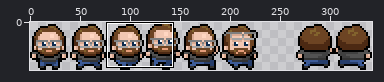
Sprite sheet -- images/hero.png. The first picture is a wide view before the edit; the outline marks the close-up.
Close-up. As it was:
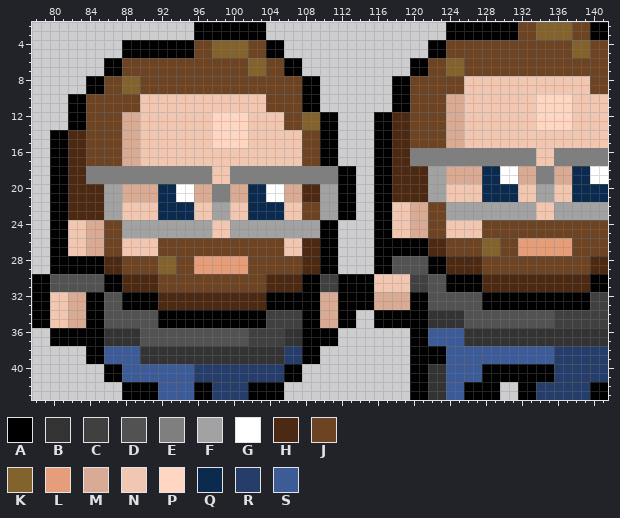
The file is 342x48 pixels. Colours within 5 levels of each other are drawn and written as one. Shown: x 78..141, y 2..43.
Palette (. is transparent): A #000000  B #333333  C #404040  D #525252  E #7f7f7f  F #a2a2a2  G #ffffff  H #4c2913  J #6d4423  K #82632d  L #e59d7a  M #d9ab94  N #f2c7b2  P #ffd6c2  Q #0b2a4d  R #263d6a  S #3d5b97
Pixels before (only the part around the change), first column x 78:
 2 ..................AAAAAAAA....................AAAAAAAAJJKKKKJJAA
 3 ..................AAAAAAAA....................AAAAAAAAJJKKKKJJAA
 4 ..........AAAAAAAAJJKKKKJJAA................AAJJJJJJJJJJJJJJKKJJ
 5 ..........AAAAAAAAJJKKKKJJAA................AAJJJJJJJJJJJJJJKKJJ
 6 ........AAJJJJJJJJJJJJJJKKJJAA............AAJJKKJJJJJJJJJJJJJJJJ
 7 ........AAJJJJJJJJJJJJJJKKJJAA............AAJJKKJJJJJJJJJJJJJJJJ
 8 ......AAJJKKJJJJJJJJJJJJJJJJJJAA........AAJJJJJJNNNNNNNNNNNNNNJJ
 9 ......AAJJKKJJJJJJJJJJJJJJJJJJAA........AAJJJJJJNNNNNNNNNNNNNNJJ
10 ....AAJJJJJJNNNNNNNNNNNNNNJJJJAA........AAJJJJMMNNNNNNNNPPPPNNNN
11 ....AAJJJJJJNNNNNNNNNNNNNNJJJJAA........AAJJJJMMNNNNNNNNPPPPNNNN
12 ....AAJJJJMMNNNNNNNNPPPPNNNNJJKKAA....AAHHJJJJMMNNNNNNNNPPPPNNNN
13 ....AAJJJJMMNNNNNNNNPPPPNNNNJJKKAA....AAHHJJJJMMNNNNNNNNPPPPNNNN
14 ..AAHHJJJJMMNNNNNNNNPPPPNNNNNNJJAA....AAHHJJJJMMNNNNNNNNNNNNNNNN
15 ..AAHHJJJJMMNNNNNNNNPPPPNNNNNNJJAA....AAHHJJJJMMNNNNNNNNNNNNNNNN
16 ..AAHHJJJJMMNNNNNNNNNNNNNNNNNNJJAA....AAHHEEEEEEEEEEEEEENNEEEEEE
17 ..AAHHJJJJMMNNNNNNNNNNNNNNNNNNJJAA....AAHHEEEEEEEEEEEEEENNEEEEEE
18 ..AAHHEEEEEEEEEEEEEENNEEEEEEEEEEEEAA..AAHHHHFFMMMMQQGGMMEEMMQQGG
19 ..AAHHEEEEEEEEEEEEEENNEEEEEEEEEEEEAA..AAHHHHFFMMMMQQGGMMEEMMQQGG
20 ..AAHHHHFFMMMMQQGGMMEEMMQQGGMMHHFFAA..AAHHHHFFNNNNQQQQNNFFNNQQQQ
21 ..AAHHHHFFMMMMQQGGMMEEMMQQGGMMHHFFAA..AAHHHHFFNNNNQQQQNNFFNNQQQQ
22 ..AAHHHHFFNNNNQQQQNNFFNNQQQQNNJJFFAA..AANNMMJJFFFFFFFFFFNNFFFFFF
23 ..AAHHHHFFNNNNQQQQNNFFNNQQQQNNJJFFAA..AANNMMJJFFFFFFFFFFNNFFFFFF
24 ..AANNMMJJFFFFFFFFFFNNFFFFFFFFFFAA....AANNMMJJNNNNJJJJJJJJJJJJJJ
25 ..AANNMMJJFFFFFFFFFFNNFFFFFFFFFFAA....AANNMMJJNNNNJJJJJJJJJJJJJJ
26 ..AANNMMJJNNNNJJJJJJJJJJJJJJNNHHAA....AAAAAAHHJJJJKKJJLLLLLLJJJJ
27 ..AANNMMJJNNNNJJJJJJJJJJJJJJNNHHAA....AAAAAAHHJJJJKKJJLLLLLLJJJJ
28 ..AAAAAAHHJJJJKKJJLLLLLLJJJJJJHHAA....AADDDDAAHHHHJJJJJJJJJJJJHH
29 ..AAAAAAHHJJJJKKJJLLLLLLJJJJJJHHAA....AADDDDAAHHHHJJJJJJJJJJJJHH
30 AADDDDDDAAHHHHJJJJJJJJJJJJHHHHAACCAAAANNNNCCDDAAAAHHHHHHHHHHHHAA
31 AADDDDDDAAHHHHJJJJJJJJJJJJHHHHAACCAAAANNNNCCDDAAAAHHHHHHHHHHHHAA
32 AANNMMAADDAAAAHHHHHHHHHHHHAAAAAAMMAAAAMMMMAADDDDDDAAAAAAAAAAAACC
33 AANNMMAADDAAAAHHHHHHHHHHHHAAAAAAMMAAAAMMMMAADDDDDDAAAAAAAAAAAACC
34 AANNMMAADDDDDDAAAAAAAAAAAACCCCAAMMAA..AAAAAABBBBDDDDDDDDDDCCCCCC
35 AANNMMAADDDDDDAAAAAAAAAAAACCCCAAMMAA..AAAAAABBBBDDDDDDDDDDCCCCCC
36 ..AAAAAABBBBDDDDDDDDDDDDCCCCBBAAAA........AASSSSBBBBBBBBBBBBBBBB
37 ..AAAAAABBBBDDDDDDDDDDDDCCCCBBAAAA........AASSSSBBBBBBBBBBBBBBBB
38 ......AASSSSBBBBBBBBBBBBBBBBRRAA..........AAAASSSSSSSSSSSSRRRRRR
39 ......AASSSSBBBBBBBBBBBBBBBBRRAA..........AAAASSSSSSSSSSSSRRRRRR
40 ........AASSSSSSSSRRRRRRRRRRAA............AABBSSSSAAAAAAAARRRRRR
41 ........AASSSSSSSSRRRRRRRRRRAA............AABBSSSSAAAAAAAARRRRRR
42 ..........AAAASSSSAARRRRAAAA..............AABBSSAAAA..AARRRRRRAA
43 ..........AAAASSSSAARRRRAAAA..............AABBSSAAAA..AARRRRRRAA
New version:
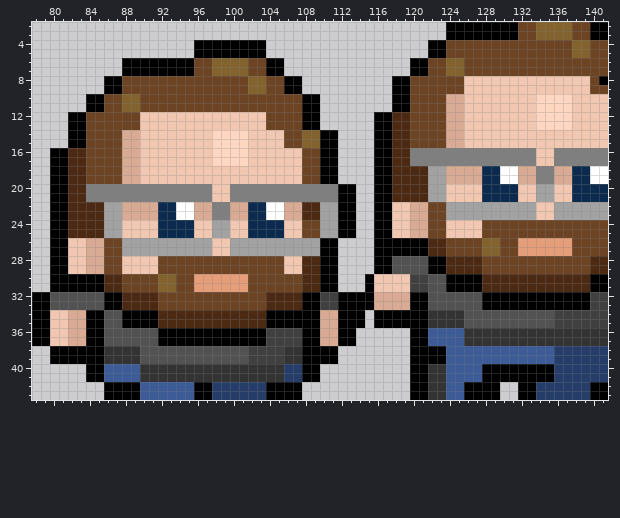
Diff:
y 2..3: x 96..103 AAAAAAAA -> ........
y 4..5: x 88..105 AAAAAAAAJJKKKKJJAA -> ........AAAAAAAA..
y 6..7: x 86..95 AAJJJJJJJJ -> ..AAAAAAAA; x 98..107 JJJJKKJJAA -> KKKKJJAA..
y 8: x 84..89 AAJJKK -> ..AAJJ; x 102..103 JJ -> KK; x 106..109 JJAA -> AA..; x 141 J -> A
y 9: x 84..89 AAJJKK -> ..AAJJ; x 102..103 JJ -> KK; x 106..109 JJAA -> AA..
y 10..11: x 82..85 AAJJ -> ..AA; x 88..103 JJNNNNNNNNNNNNNN -> KKJJJJJJJJJJJJJJ
y 12..13: x 88..89 MM -> JJ; x 98..101 PPPP -> NNNN; x 104..105 NN -> JJ; x 108..111 KKAA -> AA..
y 14..15: x 80..83 AAHH -> ..AA; x 106..109 NNJJ -> JJKK
y 16..17: x 98..101 NNNN -> PPPP
y 18..19: x 84..97 EEEEEEEEEEEEEE -> JJJJMMNNNNNNNN; x 100..113 EEEEEEEEEEEEAA -> NNNNNNNNJJAA..
y 20..21: x 84..111 HHFFMMMMQQGGMMEEMMQQGGMMHHFF -> EEEEEEEEEEEEEENNEEEEEEEEEEEE
y 22..23: x 88..91 NNNN -> MMMM; x 94..101 QQNNFFNN -> GGMMEEMM; x 104..109 QQNNJJ -> GGMMHH
y 24..25: x 82..113 NNMMJJFFFFFFFFFFNNFFFFFFFFFFAA.. -> HHHHFFNNNNQQQQNNFFNNQQQQNNJJFFAA
y 26..27: x 88..109 NNNNJJJJJJJJJJJJJJNNHH -> FFFFFFFFFFNNFFFFFFFFFF
y 28..29: x 82..93 AAAAHHJJJJKK -> NNMMJJNNNNJJ; x 96..101 LLLLLL -> JJJJJJ; x 106..107 JJ -> NN
y 30..31: x 78..93 AADDDDDDAAHHHHJJ -> ..AAAAAAHHJJJJKK; x 96..101 JJJJJJ -> LLLLLL; x 104..114 HHHHAACCAAA -> JJJJHHAA...
y 32..33: x 80..107 NNMMAADDAAAAHHHHHHHHHHHHAAAA -> DDDDDDAAHHHHJJJJJJJJJJJJHHHH; x 110..111 MM -> CC
y 34..35: x 88..107 DDDDAAAAAAAAAAAACCCC -> AAAAHHHHHHHHHHHHAAAA; x 114 . -> A
y 36..37: x 78..83 ..AAAA -> AANNMM; x 86..89 BBBB -> DDDD; x 92..103 DDDDDDDDDDCC -> AAAAAAAAAAAA; x 106..107 BB -> CC; x 110..113 AA.. -> MMAA
y 38..39: x 80..83 .... -> AAAA; x 86..107 SSSSBBBBBBBBBBBBBBBBRR -> BBBBDDDDDDDDDDDDCCCCBB; x 110..111 .. -> AA
y 40..41: x 84..87 ..AA -> AASS; x 90..109 SSSSSSRRRRRRRRRRAA.. -> BBBBBBBBBBBBBBBBRRAA
y 42..43: x 86..87 .. -> AA; x 90..91 AA -> SS; x 102..103 AA -> RR; x 106..107 .. -> AA
Boxes around the changes in both close-ups, in picture pixels (x1, y1, x2, y2):
changed: (32, 22, 365, 400)
changed: (599, 76, 608, 85)
